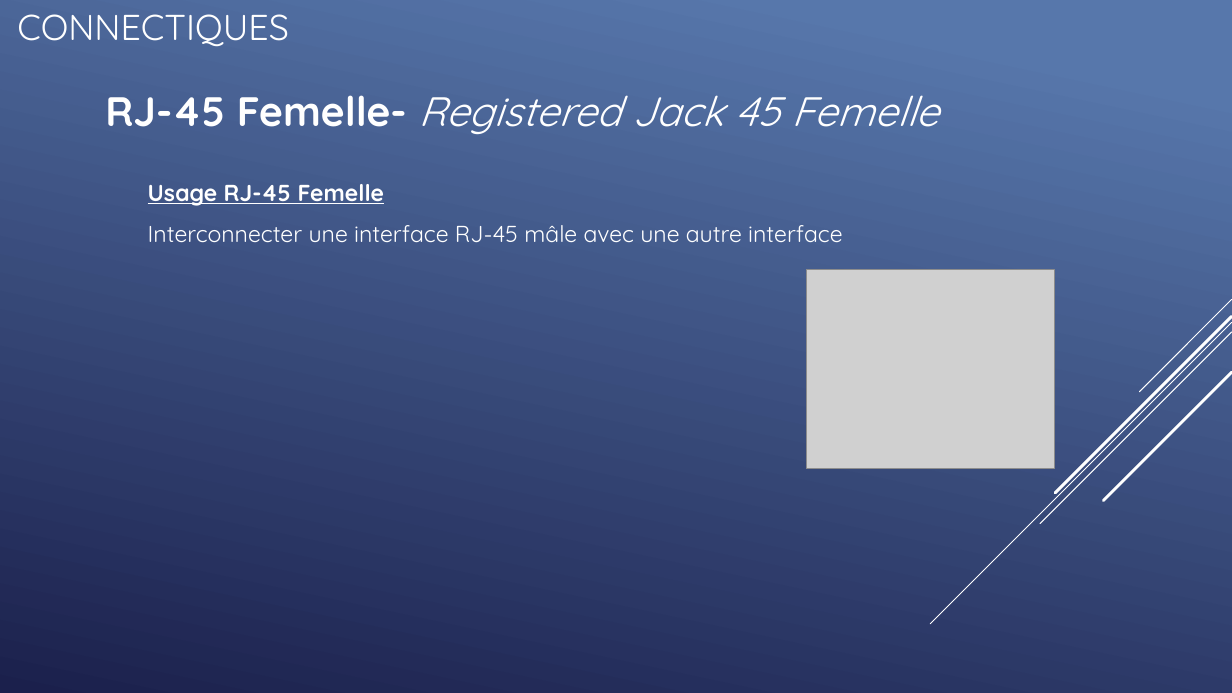
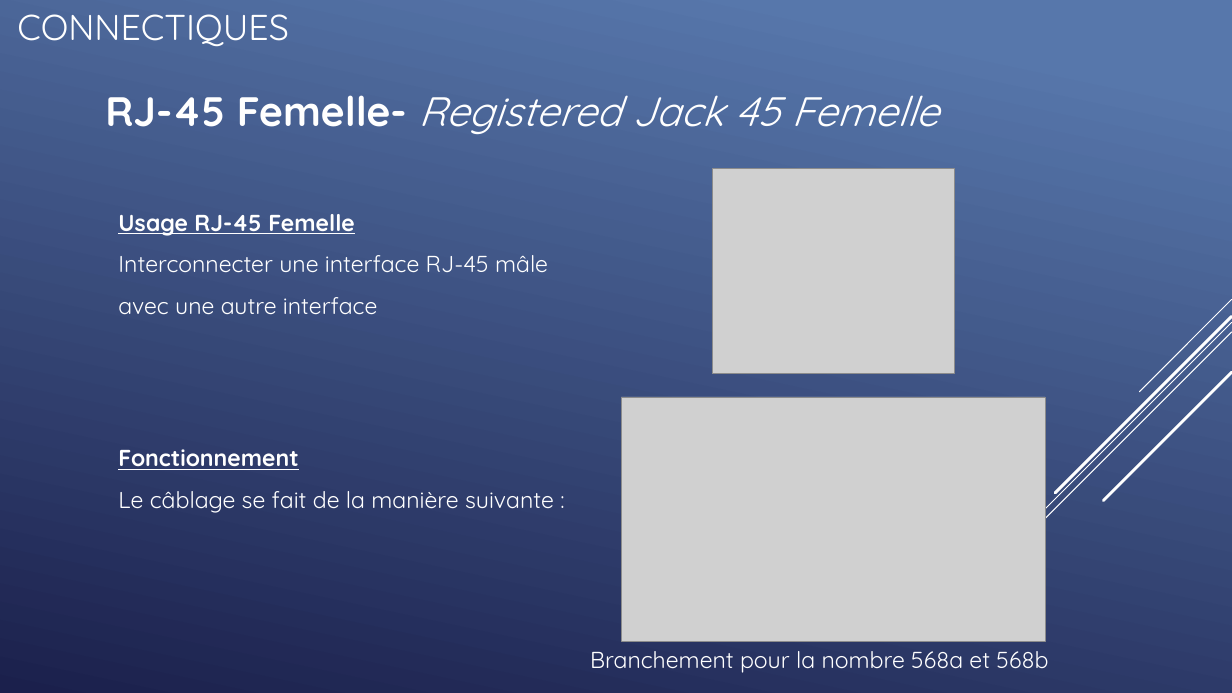
Before and after one commit to QuentinKrg/M214-Ethernet, a slide deck: slide 31 of Module 214 - Fabrication_Ethernet.pptx. Drawn at 1232x693 pixels with LibreOffice and Linux fonts; fonts in the diff are those of the drawing; grey boxes stand for pictures. Boxes give left, top, right and bottom in pixels: in the first picture for what was removed or moved away, otherwise in the second. Text is boxed around its words. In the diff, an @@ line names an element or a change of style, - is before the commit and + after.

Commit message:
pptx

```diff
--- a/Module 214 - Fabrication_Ethernet.pptx
+++ b/Module 214 - Fabrication_Ethernet.pptx
@@ picture: place and size @@
-picture at (806,269,1054,468)
+picture at (713,169,955,374)
@@ text "Usage RJ-45 Femelle": place and size @@
-text "Usage RJ-45 Femelle" at (148,184,843,242)
+text "Usage RJ-45 Femelle" at (118,214,554,513)
@@ text at (118,255,554,513): text changed @@
-Interconnecter une interface RJ-45 mâle avec une autre interface
+Interconnecter une interface RJ-45 mâle
+avec une autre interface
+Fonctionnement
+Le câblage se fait de la manière suivante :
@@ picture added at (621,397,1045,641) @@
@@ text added at (590,651,1048,673), 18 pt, text #FFFFFF @@
+Branchement pour la nombre 568a et 568b
```
Also in this commit, not shown: 3 other slides changed, 1 other file.
